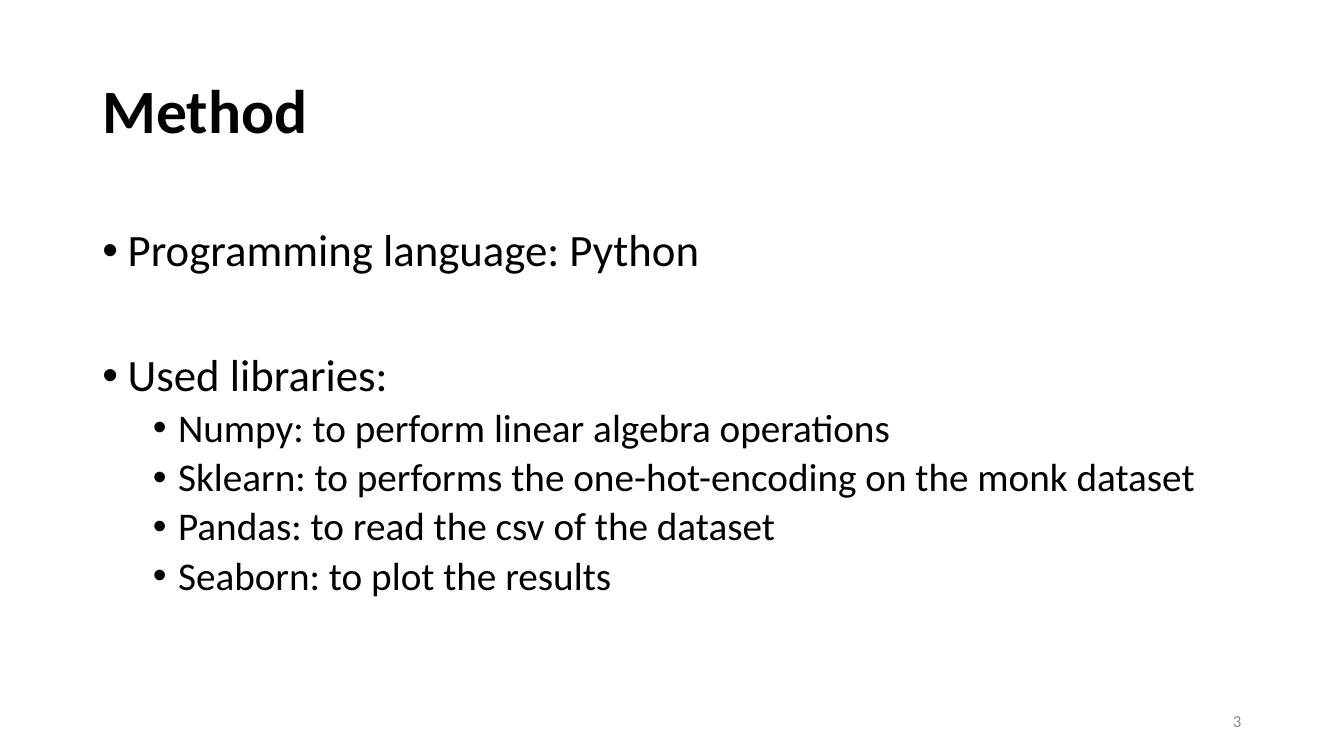
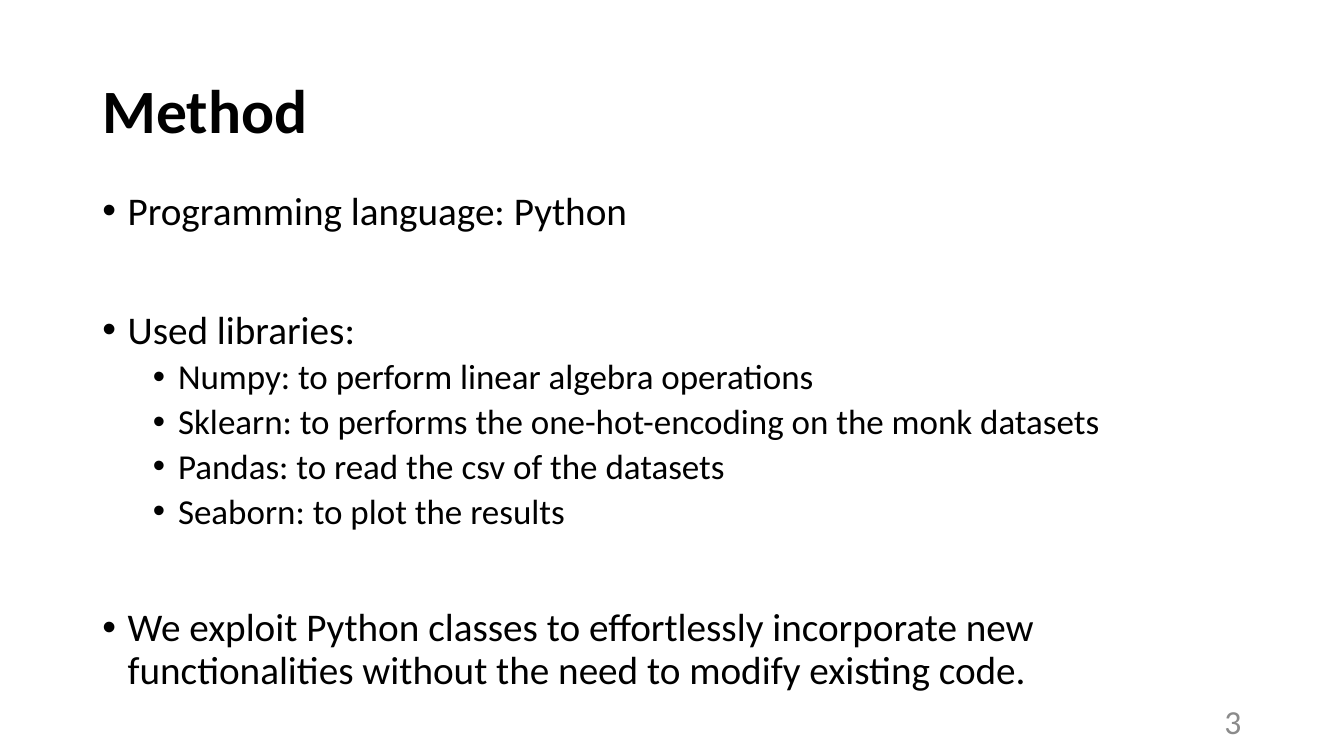
Before and after one commit to tommasoDR/NN-Implementation, a slide deck: slide 3 of Report.pptx. Drawn at 1344x756 pixels with LibreOffice and Linux fonts; fonts in the diff are those of the drawing. Boxes give left, top, right and bottom in pixels: in the first picture for what was removed or moved away, otherwise in the second. Text is boxed around its words. In the diff, an @@ line names an element or a change of style, - is before the commit and + after.

```diff
--- a/Report.pptx
+++ b/Report.pptx
@@ text "Programming language: Python": place and size @@
-text "Programming language: Python" at <box>128,235,1195,597</box>
+text "Programming language: Python" at <box>128,197,1099,691</box>
@@ text at <box>128,197,813,530</box>: size 32 to 28 pt in "Programming language: Python", "Used libraries:"; size 28 to 25 pt in "Numpy: to perform linear algebra operations", "Seaborn: to plot the results" @@
@@ text at <box>178,409,1099,480</box>: text changed; size 28 to 25 pt @@
-  • Sklearn: to performs the one-hot-encoding on the monk dataset
-  • Pandas: to read the csv of the dataset
+  • Sklearn: to performs the one-hot-encoding on the monk datasets
+  • Pandas: to read the csv of the datasets
@@ text at <box>128,613,1034,691</box>: paragraph added @@
+• We exploit Python classes to effortlessly incorporate new functionalities without the need to modify existing code.
@@ page number at <box>1224,712,1241,734</box>: size 12 to 24 pt @@
```
Also in this commit, not shown: 17 other slides changed, 6 slides added, 1 slide removed, 15 other files.
